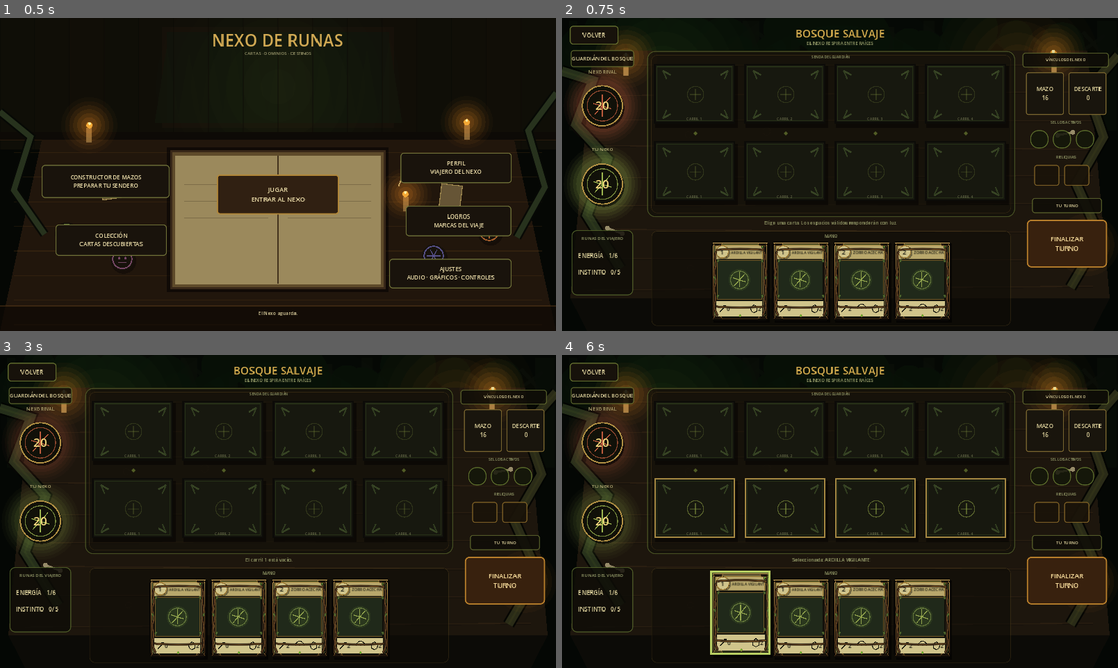
Above: before the commit, frames 1-4 (two rows, left to right).
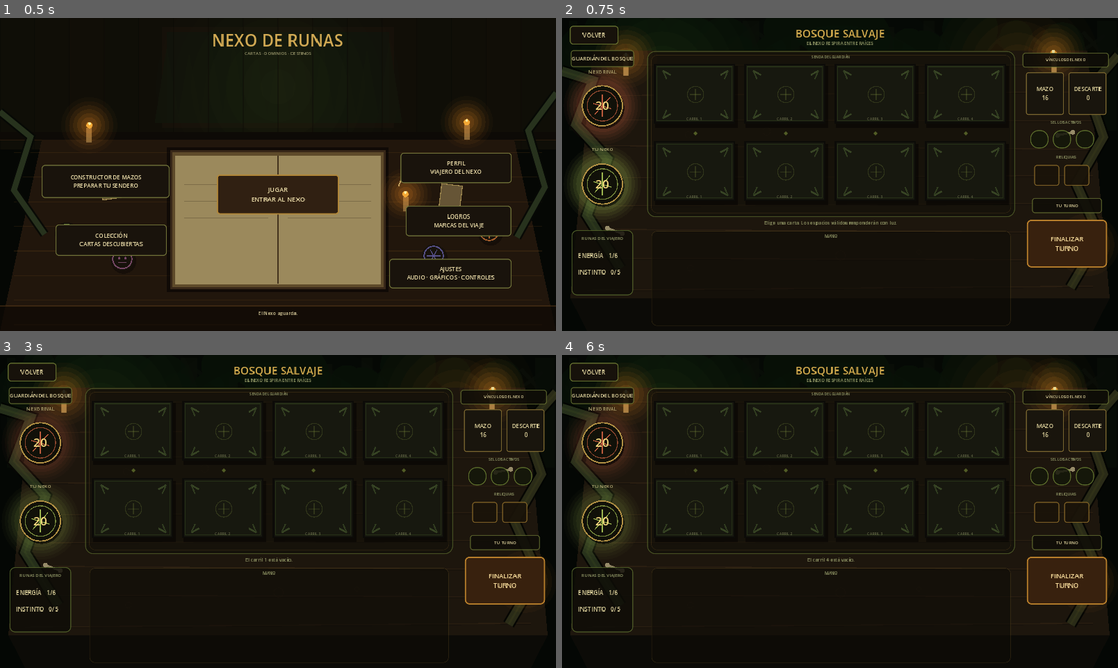
Above: after the commit, the same moments.

Repository: LoloscarPrr/Nexo-de-runas-v2
Game: Godot game, scene res://scenes/main.tscn
Same seed, same stepped clock (60 frames per second), same inputs: the game is played once before the commit and once after it.
Inputs (mouse positions are in pixels of both pictures, inside the frame that each line leads up to):
- Up to frame 1 (0.5 s): no input
- Up to frame 2 (0.75 s): click "JUGAR ENTRAR AL NEXO" at 0.5 s
- Up to frame 3 (3 s): click "VOLVER" at 1.25 s; click "JUGAR ENTRAR AL NEXO" at 2 s; click (133, 508) at 2.77 s
- Up to frame 4 (6 s): click (784, 508) at 3.52 s; click (878, 508) at 4.27 s; click (967, 508) at 5.02 s; click (739, 617) at 5.77 s

Frame 1 is identical in both runs. In frame 2, 8.0% of the frame differs, in the area x 27-70%, y 71-97%; in frame 3, 8.0%; in frame 4, 9.7%, in the area x 16-80%, y 39-97%.
Error after the commit: Out of bounds get index '4' (on base: 'Array') (res://scripts/ui/canonical_battle_view.gd:253)

Commit message:
Keep legacy battle adapter compatible with five lanes

Diff:
--- a/scripts/ui/canonical_battle_view.gd
+++ b/scripts/ui/canonical_battle_view.gd
@@ -152,11 +152,12 @@
 
 	player_lanes.clear()
 	enemy_lanes.clear()
-	var gap := clampf(_board_rect.size.x * 0.018, 12.0, 19.0)
-	var lane_w := (_board_rect.size.x - gap * 5.0) / 4.0
+	var lane_count := BattleScript.LANE_COUNT
+	var gap := clampf(_board_rect.size.x * 0.012, 9.0, 14.0)
+	var lane_w := (_board_rect.size.x - gap * float(lane_count + 1)) / float(lane_count)
 	var lane_h := 150.0
 
-	for lane in range(4):
+	for lane in range(lane_count):
 		var x := _board_rect.position.x + gap + float(lane) * (lane_w + gap)
 		var lane_index := lane
 
@@ -172,7 +173,7 @@
 		player_lanes.append(player_slot)
 		_place(player_slot, Rect2(x, 285, lane_w, lane_h + 7))
 
-	for lane in range(4):
+	for lane in range(lane_count):
 		var rx := _board_rect.position.x + gap + lane_w * 0.5 + float(lane) * (lane_w + gap)
 		var rune := _label("◆", 15, Color(0.54, 0.64, 0.25, 0.58), HORIZONTAL_ALIGNMENT_CENTER)
 		_place(rune, Rect2(rx - 20, 258, 40, 25))
@@ -247,7 +248,7 @@
 	discard_button.text = "DESCARTE\n%d" % battle.discard_pile.size()
 	status_label.text = battle.last_message if not battle.last_message.is_empty() else "Elige una carta. Los espacios válidos responderán con luz."
 
-	for lane in range(4):
+	for lane in range(BattleScript.LANE_COUNT):
 		var player_target := _is_valid_target_lane(lane)
 		player_lanes[lane].set_unit(battle.player_lanes[lane], player_target)
 		enemy_lanes[lane].set_unit(battle.enemy_lanes[lane], false)
